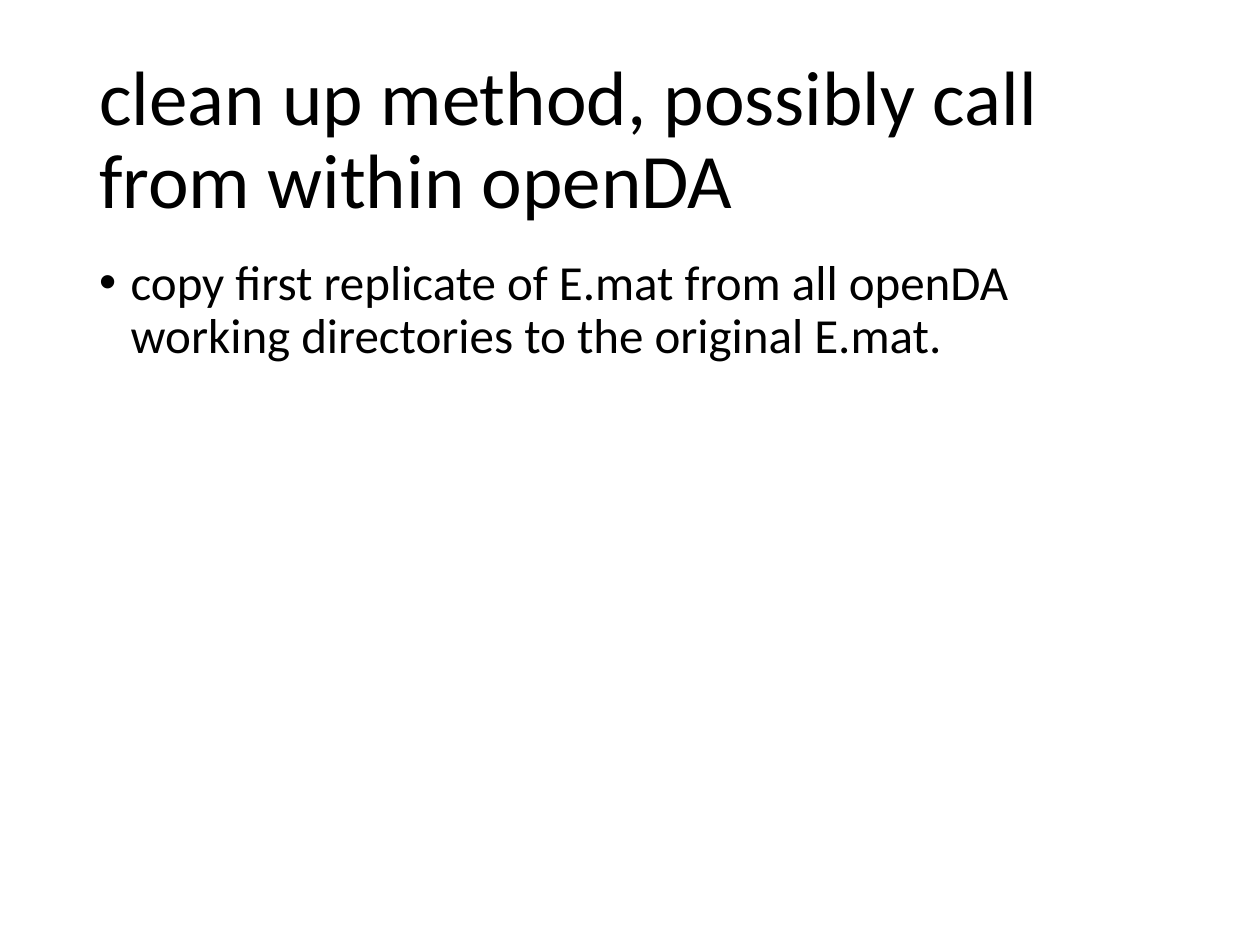
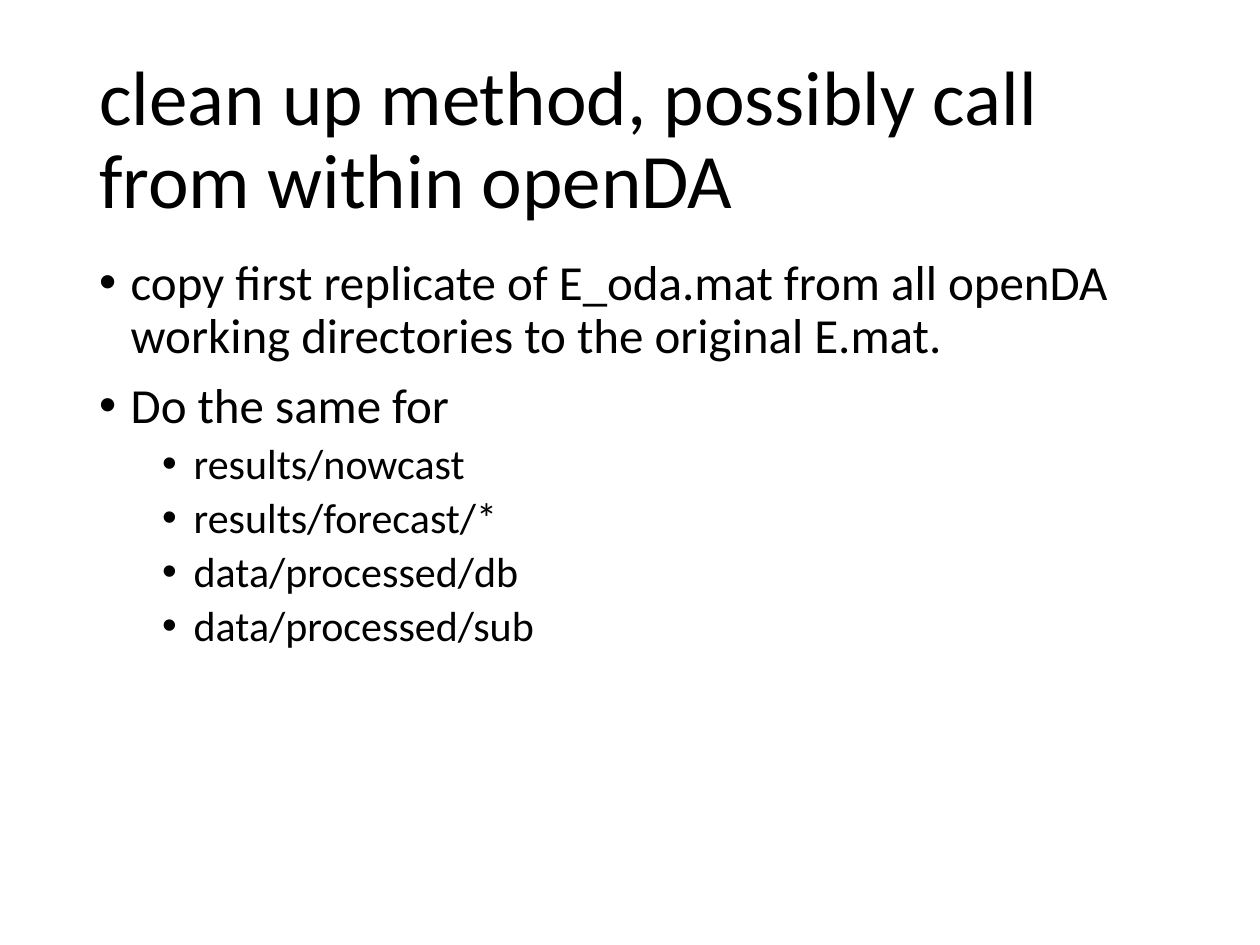
Before and after one commit to hydrosolutions/model_RRMDA_Themi, a slide deck: slide 5 of Layout-openDA_RRMDA_Themi.pptx. Drawn at 1260x945 pixels with LibreOffice and Linux fonts; fonts in the diff are those of the drawing. Boxes give left, top, right and bottom in pixels: in the first picture for what was removed or moved away, otherwise in the second. Text is boxed around its words. In the diff, an @@ line names an element or a change of style, - is before the commit and + after.

```diff
--- a/Layout-openDA_RRMDA_Themi.pptx
+++ b/Layout-openDA_RRMDA_Themi.pptx
@@ text at <box>131,266,1107,648</box>: text changed @@
-• copy first replicate of E.mat from all openDA working directories to the original E.mat.
+• copy first replicate of E_oda.mat from all openDA working directories to the original E.mat.
+• Do the same for
+  • results/nowcast
+  • results/forecast/*
+  • data/processed/db
+  • data/processed/sub
```
Also in this commit, not shown: 3 other slides changed, 6 other files.
